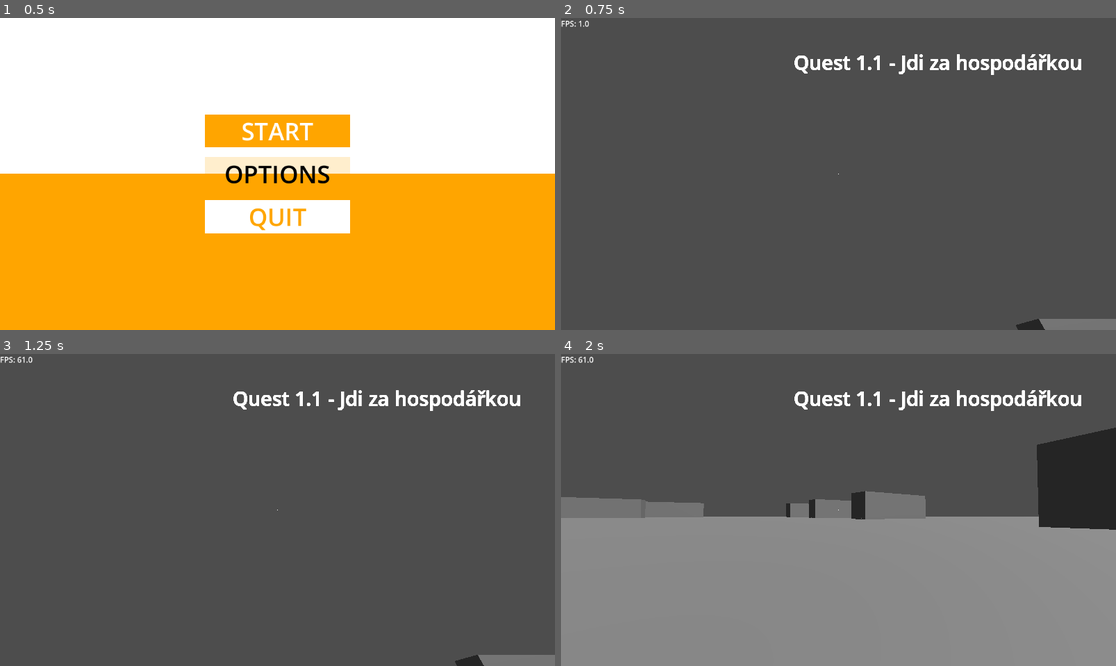
Above: before the commit, frames 1-4 (two rows, left to right).
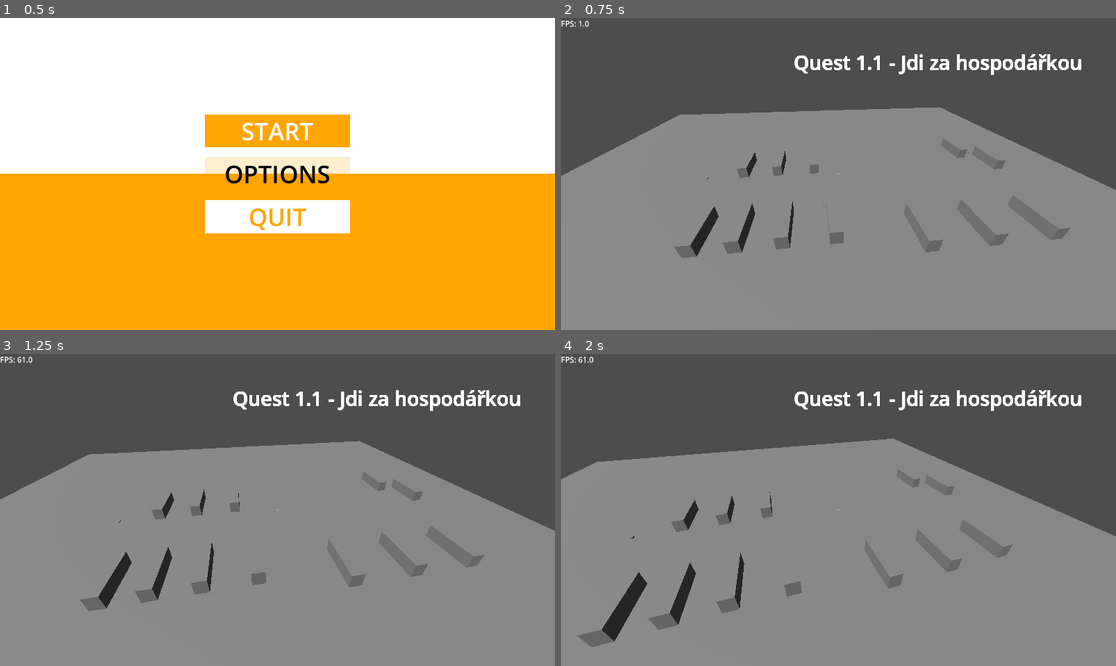
Above: after the commit, the same moments.

Repository: StrahovGameDev/StraHov
Game: Godot game, scene res://main_scene/game_manager.tscn
Same seed, same stepped clock (60 frames per second), same inputs: the game is played once before the commit and once after it.
Inputs (mouse positions are in pixels of both pictures, inside the frame that each line leads up to):
- Up to frame 1 (0.5 s): no input
- Up to frame 2 (0.75 s): click "START" at 0.5 s
- Up to frame 3 (1.25 s): no input
- Up to frame 4 (2 s): tap Enter (enter) at 1.25 s; move the mouse to (866, 510) at 1.27 s; hold Space (fly_up) from 1.28 s (still down); hold E (accept) from 1.28 s (still down)

Frame 1 is identical in both runs. In frame 2, 63% of the frame differs, in the area x 0-100%, y 28-100%; in frame 3, 63%, in the area x 0-100%, y 27-100%; in frame 4, 20%.

Commit message:
Cutscene1.1: magnifique cutscene

Diff:
--- /dev/null
+++ b/animation_player.gd
@@ -0,0 +1,7 @@
+extends AnimationPlayer
+
+func _ready() -> void:
+	play("cutscene1.1")
+
+func sound_stop():
+	$AudioStreamPlayer.stop()
--- a/main_scene/game_manager.tscn
+++ b/main_scene/game_manager.tscn
@@ -1,12 +1,137 @@
-[gd_scene load_steps=7 format=3 uid="uid://bh1bx58xo7kmm"]
+[gd_scene load_steps=12 format=3 uid="uid://bh1bx58xo7kmm"]
 
 [ext_resource type="Script" uid="uid://bbookv36piwvg" path="res://main_scene/game_manager.gd" id="1_ctrpd"]
 [ext_resource type="PackedScene" uid="uid://djesgf26jvqba" path="res://player.tscn" id="2_ddapi"]
 [ext_resource type="PackedScene" uid="uid://limqqekoiruf" path="res://scenes/map.tscn" id="3_ddapi"]
 [ext_resource type="PackedScene" uid="uid://cv2buc5hncyui" path="res://scenes/dialog_trigger.tscn" id="4_1lmva"]
 [ext_resource type="PackedScene" uid="uid://dik6ufaanpog5" path="res://main_menu.tscn" id="5_p1t4w"]
+[ext_resource type="AudioStream" uid="uid://btoo2tlcjclu2" path="res://Adam Babuljak - STRAHOV.mp3" id="6_5f7xb"]
+[ext_resource type="Script" uid="uid://b2xqymkpix5sk" path="res://animation_player.gd" id="6_v2o6d"]
 
 [sub_resource type="Environment" id="Environment_ddapi"]
+
+[sub_resource type="Animation" id="Animation_v2o6d"]
+resource_name = "cutscene1.1"
+length = 90.0
+tracks/0/type = "value"
+tracks/0/imported = false
+tracks/0/enabled = true
+tracks/0/path = NodePath("Camera3D:position")
+tracks/0/interp = 1
+tracks/0/loop_wrap = true
+tracks/0/keys = {
+"times": PackedFloat32Array(0, 30, 60, 89.1023),
+"transitions": PackedFloat32Array(1, 1, 1, 1),
+"update": 0,
+"values": [Vector3(315.619, 212.768, 20.358), Vector3(-28.191, 106.396, -463.943), Vector3(-131.607, 53.6266, 109.925), Vector3(-51.4036, 20.096, 238.959)]
+}
+tracks/1/type = "value"
+tracks/1/imported = false
+tracks/1/enabled = true
+tracks/1/path = NodePath("Camera3D:rotation")
+tracks/1/interp = 1
+tracks/1/loop_wrap = true
+tracks/1/keys = {
+"times": PackedFloat32Array(0, 30, 60, 89.1023),
+"transitions": PackedFloat32Array(1, 1, 1, 1),
+"update": 0,
+"values": [Vector3(-0.554823, 1.5708, -3.3595e-08), Vector3(-0.554823, -3.00294, -3.3595e-08), Vector3(-0.554823, -1.08528, -7.44733e-08), Vector3(-0.554823, -0.731258, -8.99782e-08)]
+}
+tracks/2/type = "value"
+tracks/2/imported = false
+tracks/2/enabled = true
+tracks/2/path = NodePath("Camera3D:fov")
+tracks/2/interp = 1
+tracks/2/loop_wrap = true
+tracks/2/keys = {
+"times": PackedFloat32Array(0, 90),
+"transitions": PackedFloat32Array(1, 1),
+"update": 0,
+"values": [75.0, 19.5]
+}
+tracks/3/type = "method"
+tracks/3/imported = false
+tracks/3/enabled = true
+tracks/3/path = NodePath("AnimationPlayer")
+tracks/3/interp = 1
+tracks/3/loop_wrap = true
+tracks/3/keys = {
+"times": PackedFloat32Array(90),
+"transitions": PackedFloat32Array(1),
+"values": [{
+"args": [],
+"method": &"sound_stop"
+}]
+}
+tracks/4/type = "value"
+tracks/4/imported = false
+tracks/4/enabled = true
+tracks/4/path = NodePath("Camera3D:current")
+tracks/4/interp = 1
+tracks/4/loop_wrap = true
+tracks/4/keys = {
+"times": PackedFloat32Array(0, 90),
+"transitions": PackedFloat32Array(1, 1),
+"update": 1,
+"values": [true, false]
+}
+
+[sub_resource type="Animation" id="Animation_yvaem"]
+length = 0.001
+tracks/0/type = "value"
+tracks/0/imported = false
+tracks/0/enabled = true
+tracks/0/path = NodePath("Camera3D:position")
+tracks/0/interp = 1
+tracks/0/loop_wrap = true
+tracks/0/keys = {
+"times": PackedFloat32Array(0),
+"transitions": PackedFloat32Array(1),
+"update": 0,
+"values": [Vector3(-28.191, 106.396, -463.943)]
+}
+tracks/1/type = "value"
+tracks/1/imported = false
+tracks/1/enabled = true
+tracks/1/path = NodePath("Camera3D:rotation")
+tracks/1/interp = 1
+tracks/1/loop_wrap = true
+tracks/1/keys = {
+"times": PackedFloat32Array(0),
+"transitions": PackedFloat32Array(1),
+"update": 0,
+"values": [Vector3(-0.554823, -3.00294, -3.3595e-08)]
+}
+tracks/2/type = "value"
+tracks/2/imported = false
+tracks/2/enabled = true
+tracks/2/path = NodePath("Camera3D:fov")
+tracks/2/interp = 1
+tracks/2/loop_wrap = true
+tracks/2/keys = {
+"times": PackedFloat32Array(0),
+"transitions": PackedFloat32Array(1),
+"update": 0,
+"values": [75.0]
+}
+tracks/3/type = "value"
+tracks/3/imported = false
+tracks/3/enabled = true
+tracks/3/path = NodePath("Camera3D:current")
+tracks/3/interp = 1
+tracks/3/loop_wrap = true
+tracks/3/keys = {
+"times": PackedFloat32Array(0),
+"transitions": PackedFloat32Array(1),
+"update": 1,
+"values": [false]
+}
+
+[sub_resource type="AnimationLibrary" id="AnimationLibrary_0buo7"]
+_data = {
+&"RESET": SubResource("Animation_yvaem"),
+&"cutscene1.1": SubResource("Animation_v2o6d")
+}
 
 [node name="GameManager" type="Node"]
 script = ExtResource("1_ctrpd")
@@ -28,6 +153,16 @@
 [node name="CanvasLayer" parent="." instance=ExtResource("5_p1t4w")]
 
 [node name="Camera3D" type="Camera3D" parent="."]
-transform = Transform3D(1, 0, 0, 0, 0.977046, 0.21303, 0, -0.21303, 0.977046, 0, 2.04845, 5.20059)
+transform = Transform3D(-0.990404, 0.0728054, -0.117473, -2.85556e-08, 0.849994, 0.526793, 0.138205, 0.521737, -0.841837, -28.191, 106.396, -463.943)
+
+[node name="AnimationPlayer" type="AnimationPlayer" parent="."]
+libraries = {
+&"": SubResource("AnimationLibrary_0buo7")
+}
+script = ExtResource("6_v2o6d")
+
+[node name="AudioStreamPlayer" type="AudioStreamPlayer" parent="AnimationPlayer"]
+stream = ExtResource("6_5f7xb")
+autoplay = true
 
 [editable path="Map"]
--- a/scenes/map.tscn
+++ b/scenes/map.tscn
@@ -44,3 +44,10 @@
 
 [node name="Block12" parent="Blocks" instance=ExtResource("2_gldc4")]
 transform = Transform3D(1, 0, 0, 0, 1, 0, 0, 0, 1, -46.7125, 0, -352.249)
+
+[node name="BusStation" type="Node3D" parent="."]
+transform = Transform3D(1, 0, 0, 0, 1, 0, 0, 0, 1, -40.8129, 0, 215.719)
+
+[node name="CSGBox3D" type="CSGBox3D" parent="BusStation"]
+transform = Transform3D(1, 0, 0, 0, 1, 0, 0, 0, 1, 0.861389, 1.81844, 0.921936)
+size = Vector3(5, 2, 3)
Not shown, added: Adam Babuljak - STRAHOV.mp3.import
Not shown, added: animation_player.gd.uid
Not shown, added: Adam Babuljak - STRAHOV.mp3
